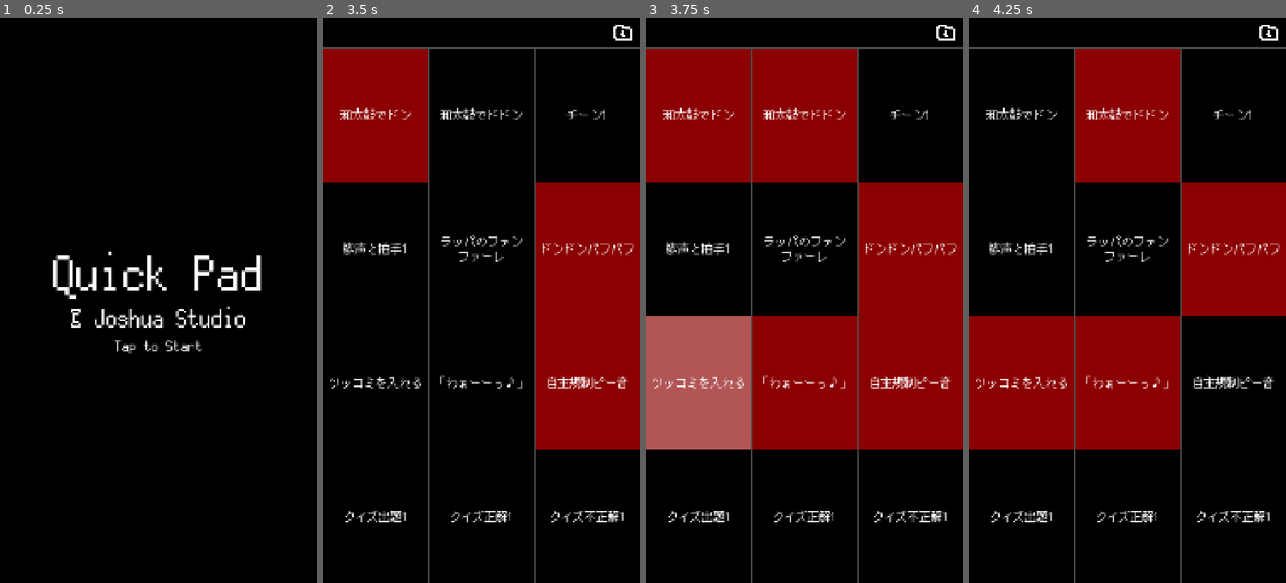
Above: before the commit, frames 1-4 (left to right).
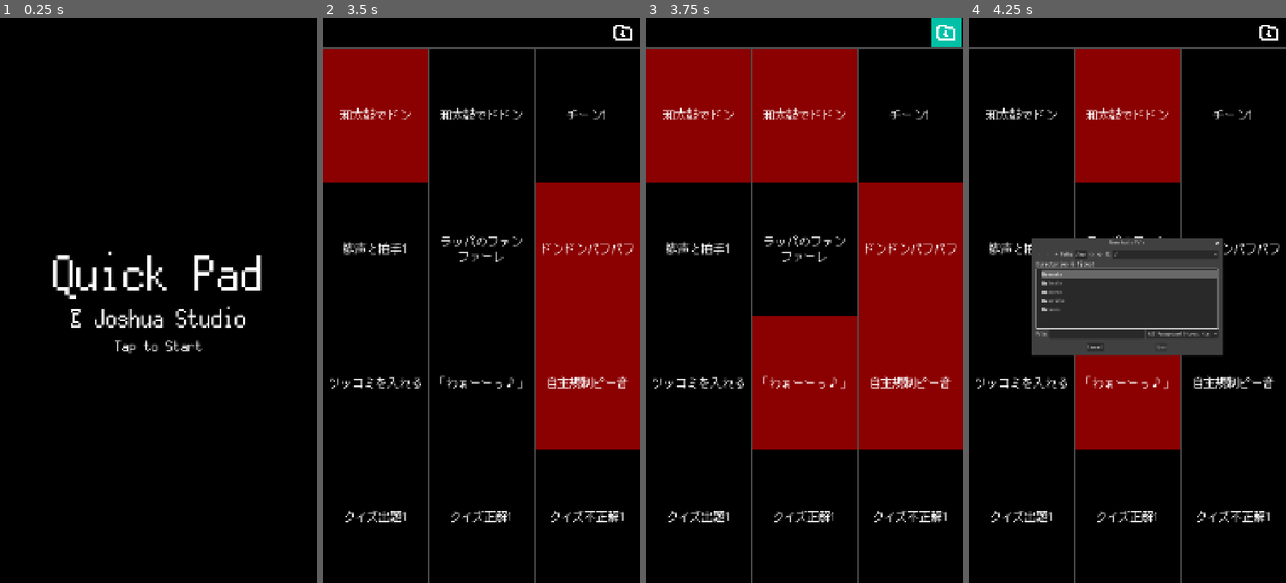
Above: after the commit, the same moments.

Repository: joshuafolkken/quick-pad
Game: Godot game, scene res://scenes/title.tscn
The game is run twice, just before and just after one commit, with the same random seed, the same clock (stepped at 60 frames per second) and the same inputs. Sound files missing from this copy of the repository are replaced by a short silence.
Inputs (mouse positions are in pixels of both pictures, inside the frame that each line leads up to):
- Up to frame 1 (0.25 s): no input
- Up to frame 2 (3.5 s): click (481, 300) at 0.5 s; click (376, 114) at 1.27 s; click (624, 34) at 2 s; tap Enter at 2.75 s; move the mouse to (551, 272) at 2.77 s; hold D from 2.78 s (still down); tap 2 at 2.85 s; click (551, 272) at 2.92 s
- Up to frame 3 (3.75 s): tap Space at 3.5 s; move the mouse to (741, 328) at 3.52 s; release D at 3.53 s; hold S from 3.53 s (still down); tap 3 at 3.6 s; click (741, 328) at 3.67 s
- Up to frame 4 (4.25 s): keep holding S

Frames 1-2 are identical in both runs. In frame 3, 8.2% of the frame differs, in the area x 0-100%, y 0-77%; in frame 4, 25%, in the area x 0-100%, y 29-77%.

Commit message:
multiple touch #33

Diff:
--- a/project.godot
+++ b/project.godot
@@ -11,7 +11,7 @@
 [application]
 
 config/name="Quick Pad"
-config/version="0.18.2"
+config/version="0.19.0"
 run/main_scene="uid://b630j6sxy1blx"
 config/features=PackedStringArray("4.4", "Forward Plus")
 config/icon="res://icon.svg"
@@ -42,6 +42,10 @@
 
 theme/custom_font="uid://d0luqrsi4o1lw"
 
+[input_devices]
+
+pointing/emulate_touch_from_mouse=true
+
 [internationalization]
 
 locale/translations=PackedStringArray("res://locale/en.po", "res://locale/ja.po")
--- a/scenes/pad.gd
+++ b/scenes/pad.gd
@@ -73,8 +73,22 @@
 
 
 func _on_button_down() -> void:
-	_interaction_handler.handle_button_down()
+	pass
+	#_interaction_handler.handle_button_down()
 
 
 func _on_button_pressed() -> void:
-	_interaction_handler.handle_button_pressed(_web_handler, _file_dialog)
+	pass
+	#_interaction_handler.handle_button_pressed(_web_handler, _file_dialog)
+
+
+func _gui_input(event: InputEvent) -> void:
+	if event is InputEventScreenTouch:
+		_gui_input_touch(event as InputEventScreenTouch)
+
+
+func _gui_input_touch(event: InputEventScreenTouch) -> void:
+	if event.pressed:
+		_interaction_handler.handle_button_down()
+	else:
+		_interaction_handler.handle_button_pressed(_web_handler, _file_dialog)
--- a/scenes/pad.tscn
+++ b/scenes/pad.tscn
@@ -14,6 +14,7 @@
 grow_horizontal = 2
 grow_vertical = 2
 size_flags_vertical = 3
+mouse_default_cursor_shape = 2
 script = ExtResource("1_acetd")
 
 [node name="ColorRect" type="ColorRect" parent="."]
@@ -47,21 +48,10 @@
 vertical_alignment = 1
 autowrap_mode = 3
 
-[node name="Button" type="TextureButton" parent="."]
-layout_mode = 1
-anchors_preset = 15
-anchor_right = 1.0
-anchor_bottom = 1.0
-grow_horizontal = 2
-grow_vertical = 2
-mouse_default_cursor_shape = 2
-
 [node name="Player" type="AudioStreamPlayer" parent="."]
 stream = ExtResource("2_sqfiy")
 
 [node name="FileDialog" type="FileDialog" parent="."]
 
-[connection signal="button_down" from="Button" to="." method="_on_button_down"]
-[connection signal="pressed" from="Button" to="." method="_on_button_pressed"]
 [connection signal="finished" from="Player" to="." method="_on_player_finished"]
 [connection signal="file_selected" from="FileDialog" to="." method="_on_file_dialog_file_selected"]
--- a/scripts/pad/pad_interaction_handler.gd
+++ b/scripts/pad/pad_interaction_handler.gd
@@ -20,7 +20,6 @@
 	if not _should_handle_play_action():
 		return
 
-	Log.d()
 	_pad_controller.play_audio()
 
 
